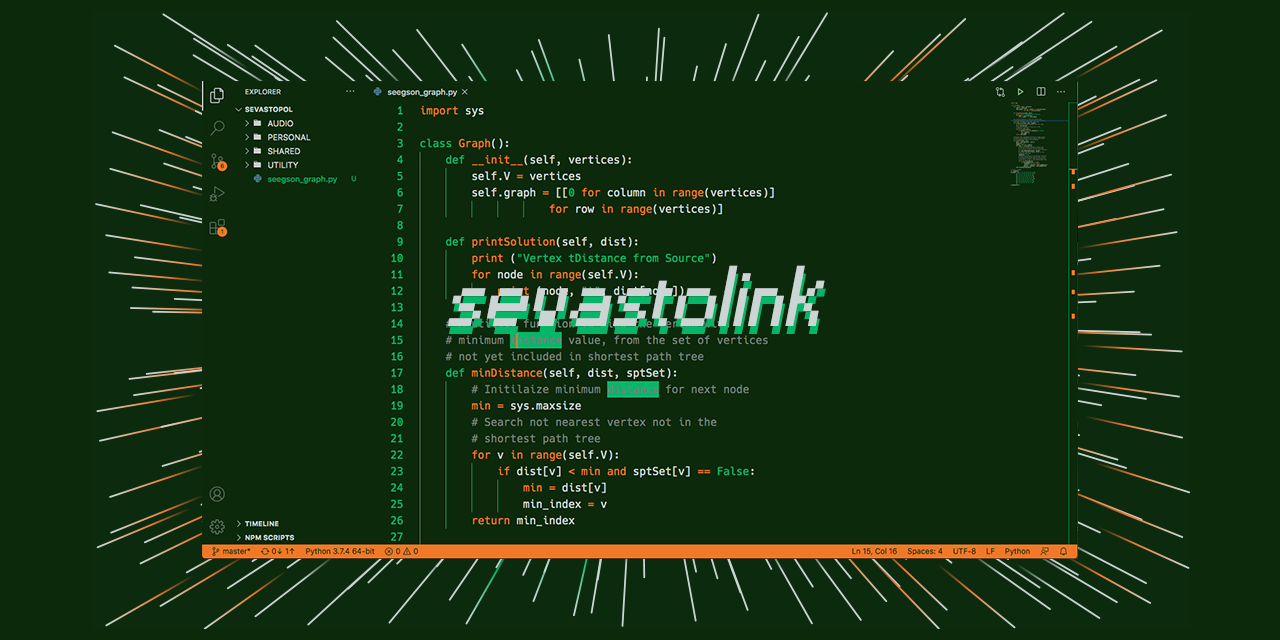
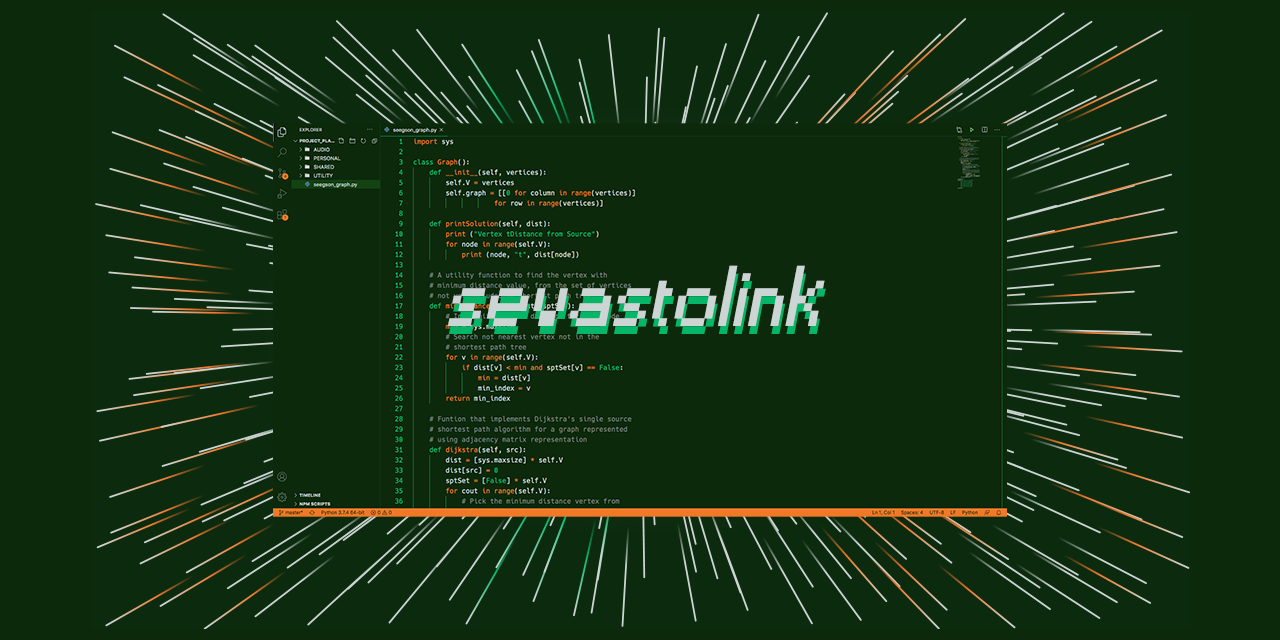
Two versions of the same layered image (w=1280, h=640). Layer-by-layer changes:
renamed "Screen Shot 2020-08-22 at 10.49.05" to "Screen Shot 2020-08-27 at 15.48.12", painted on it over (x1=202, y1=81, x2=1078, y2=559)
